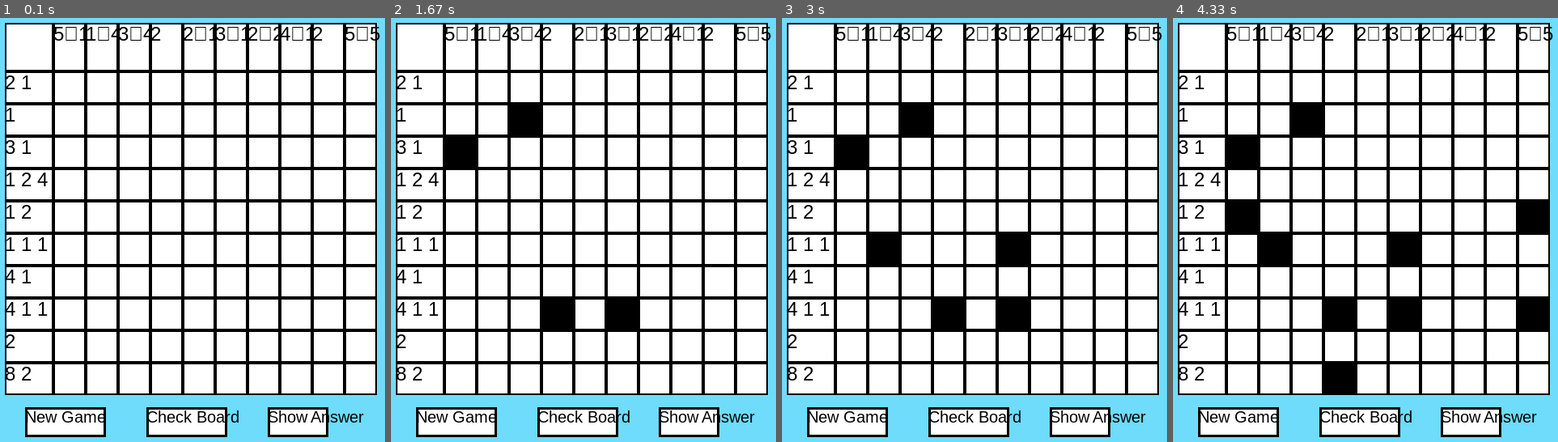
Above: before the commit, frames 1-4 (left to right).
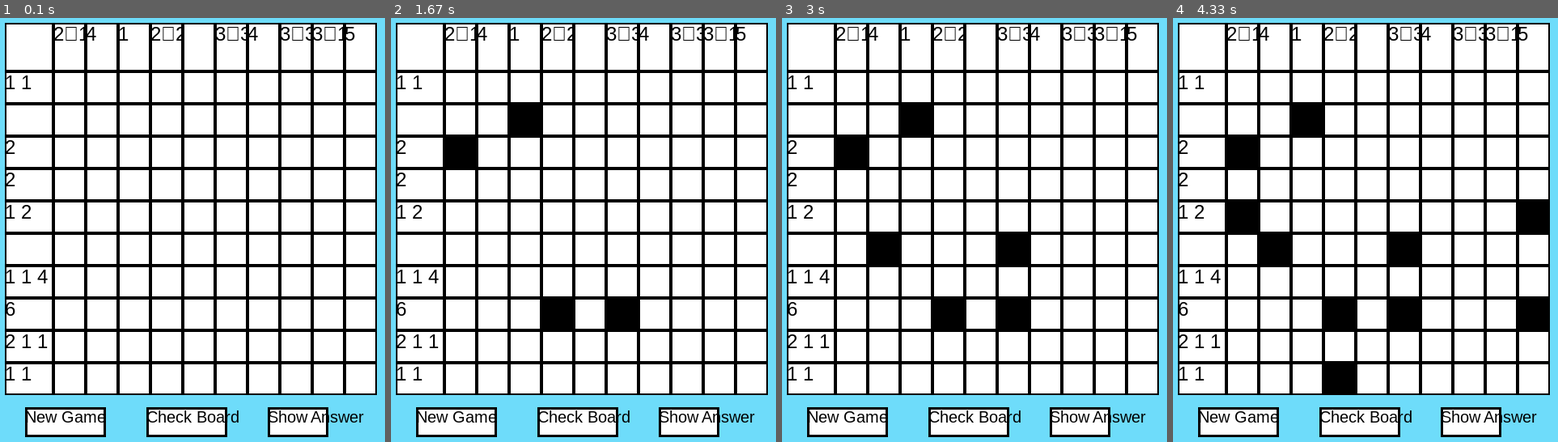
Above: after the commit, the same moments.

Repository: mgoldy925/nonogram-pygame
Game: pygame game, started from gui.py
Two runs of this game, one before a commit and one after it. Both use one fixed random seed, a clock stepped at 60 frames per second and the inputs below.
Inputs (mouse positions are in pixels of both pictures, inside the frame that each line leads up to):
- Up to frame 1 (0.1 s): no input
- Up to frame 2 (1.67 s): press the mouse at (752, 183) at 0.37 s; move the mouse to (598, 166) at 0.47 s; release the mouse at (448, 153) at 0.6 s; press the mouse at (525, 119) at 0.7 s; move the mouse to (579, 221) at 0.8 s; release the mouse at (633, 327) at 0.93 s; press the mouse at (622, 85) at 1.03 s; move the mouse to (575, 107) at 1.13 s; release the mouse at (529, 124) at 1.27 s; press the mouse at (556, 85) at 1.37 s; move the mouse to (552, 196) at 1.47 s; release the mouse at (552, 302) at 1.6 s
- Up to frame 3 (3 s): press the mouse at (1143, 153) at 1.7 s; move the mouse to (1005, 200) at 1.8 s; release the mouse at (870, 246) at 1.93 s; click (1074, 90) at 2.05 s; click (1024, 255) at 2.38 s; press the mouse at (1143, 183) at 2.7 s; move the mouse to (1105, 140) at 2.8 s; release the mouse at (1070, 98) at 2.93 s
- Up to frame 4 (4.33 s): press the mouse at (1404, 153) at 3.03 s; move the mouse to (1377, 263) at 3.13 s; release the mouse at (1350, 374) at 3.27 s; click (1242, 217) at 3.38 s; press the mouse at (1469, 183) at 3.7 s; move the mouse to (1504, 200) at 3.8 s; release the mouse at (1534, 217) at 3.93 s; press the mouse at (1338, 153) at 4.03 s; move the mouse to (1434, 234) at 4.13 s; release the mouse at (1527, 310) at 4.27 s

The runs differ from the first frame. In frame 1, 1.4% of the frame differs, in the area x 1-99%, y 2-86%; in frame 2, 1.4%; in frame 3, 1.4%; in frame 4, 1.4%.

Commit message:
fixed some backend stuff, still some issues

Diff:
--- a/gui.py
+++ b/gui.py
@@ -101,25 +101,25 @@
                     if button.collidepoint(coords):
                         pass
                         # if name == "New Game":
-                        # _init_board()
+                        #     init_board()
 
                         # elif name == "Check Board":
-                        # nonogram.check_board
+                        #     nonogram.check_board
 
-                        # elif name == "Show "
-                        # for row, val_row in zip(boxes, nonogram.answer):
-                        #     for box, value in zip(row, val_row):
+                        # elif name == "Show ":
+                        #     for row, val_row in zip(boxes, nonogram.answer):
+                        #         for box, value in zip(row, val_row):
 
-                        #         if value == BOX_EMPTY:
-                        #             pygame.draw.rect(screen, WHITE, box)
-                        #         elif value == BOX_FILLED:
-                        #             pygame.draw.rect(screen, BLACK, box)
-                        #         else:
-                        #             pygame.draw.rect(screen, WHITE, box)
-                        #             sep = " " if box.width == INSTRUCTION_SIZE else "\n"
-                        #             screen.blit(BOARD_FONT.render(sep.join(str(n) for n in value), True, BLACK), box)
+                        #             if value == BOX_EMPTY:
+                        #                 pygame.draw.rect(screen, WHITE, box)
+                        #             elif value == BOX_FILLED:
+                        #                 pygame.draw.rect(screen, BLACK, box)
+                        #             else:
+                        #                 pygame.draw.rect(screen, WHITE, box)
+                        #                 sep = " " if box.width == INSTRUCTION_SIZE else "\n"
+                        #                 screen.blit(BOARD_FONT.render(sep.join(str(n) for n in value), True, BLACK), box)
 
-                        #     pygame.draw.rect(screen, BLACK, box, 2)
+                        #             pygame.draw.rect(screen, BLACK, box, 2)
 
         # Draw background
         screen.fill(BACKGROUND)
--- a/nonogram.py
+++ b/nonogram.py
@@ -7,31 +7,33 @@
       rows = self.size + 1
       cols = self.size + 1
       self.board = [[0 for _ in range(cols)] for __ in range(rows)]
-      self.answer = [[random.randint(0, 1) for _ in range(cols)] for __ in range(rows)]
+      self.answer = [[random.randint(0, 9) < 6 for _ in range(cols)] for __ in range(rows)]
       self._init_board()
 
     def _init_board(self):
 
         count = 0
-        for i in range(1, self.size + 1):
+        for i in range(0, self.size):
             newRow = []
             for j in range(0, self.size):
                 if self.answer[i][j]:
                     count = count + 1
-                elif not self.answer[i][j] and count is not 0:
+                elif not (self.answer[i][j] or j == self.size - 1) and count != 0:
                     newRow.append(count)
                     count = 0
-            self.board[i][0] = newRow
+            self.board[i+1][0] = newRow
+            count = 0
 
-        for i in range (1, self.size + 1):
+        for i in range (0, self.size):
             newCol = []
             for j in range(0, self.size):
                 if self.answer[j][i]:
                     count = count + 1
-                elif not self.answer[j][i] and count is not 0:
+                elif not (self.answer[j][i] or j == self.size - 1) and count != 0:
                     newCol.append(count)
                     count = 0
-            self.board[0][i] = newCol
+            self.board[0][i+1] = newCol
+            count = 0
 
     def check_board(self):
 
